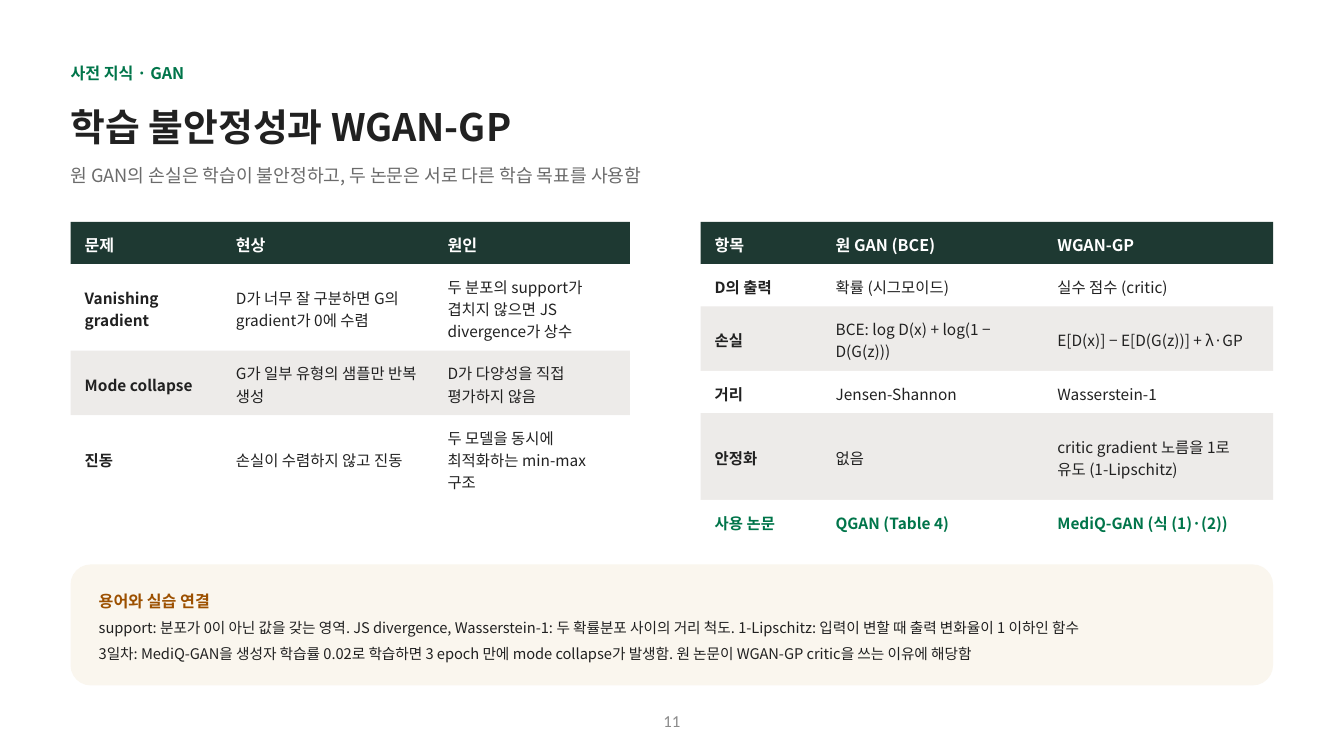
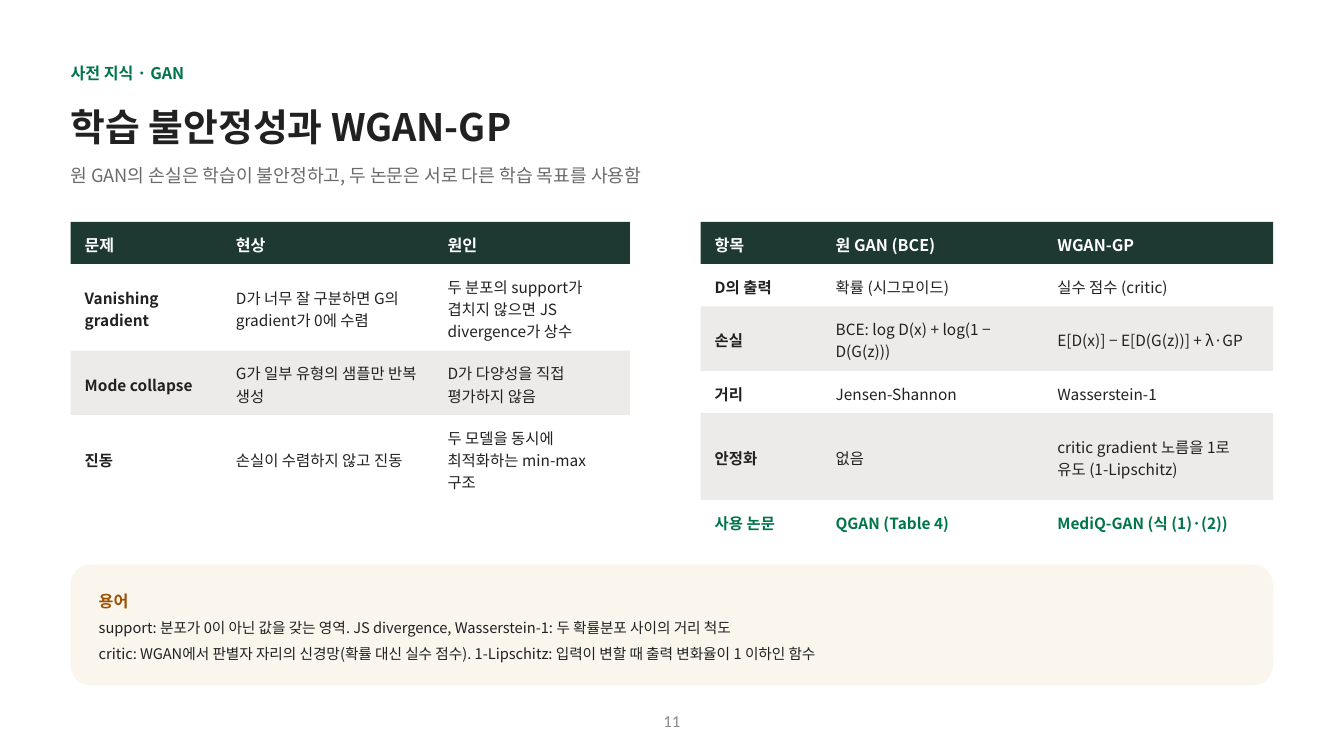
Before and after one commit to hyunhp/skin_disease_qml, a slide deck: slide 11 of practice/day1_slides/day1_theory_slides.pptx. Drawn at 1344x756 pixels with LibreOffice and Linux fonts; fonts in the diff are those of the drawing. Boxes give left, top, right and bottom in pixels: in the first picture for what was removed or moved away, otherwise in the second. Text is boxed around its words. In the diff, an @@ line names an element or a change of style, - is before the commit and + after.

```diff
--- a/practice/day1_slides/day1_theory_slides.pptx
+++ b/practice/day1_slides/day1_theory_slides.pptx
@@ text at [99, 593, 816, 663]: text changed @@
-용어와 실습 연결
-support: 분포가 0이 아닌 값을 갖는 영역. JS divergence, Wasserstein-1: 두 확률분포 사이의 거리 척도. 1-Lipschitz: 입력이 변할 때 출력 변화율이 1 이하인 함수
-3일차: MediQ-GAN을 생성자 학습률 0.02로 학습하면 3 epoch 만에 mode collapse가 발생함. 원 논문이 WGAN-GP critic을 쓰는 이유에 해당함
+용어
+support: 분포가 0이 아닌 값을 갖는 영역. JS divergence, Wasserstein-1: 두 확률분포 사이의 거리 척도
+critic: WGAN에서 판별자 자리의 신경망(확률 대신 실수 점수). 1-Lipschitz: 입력이 변할 때 출력 변화율이 1 이하인 함수
```
Also in this commit, not shown: 10 other slides changed, 1 slide removed, 10 other files.
